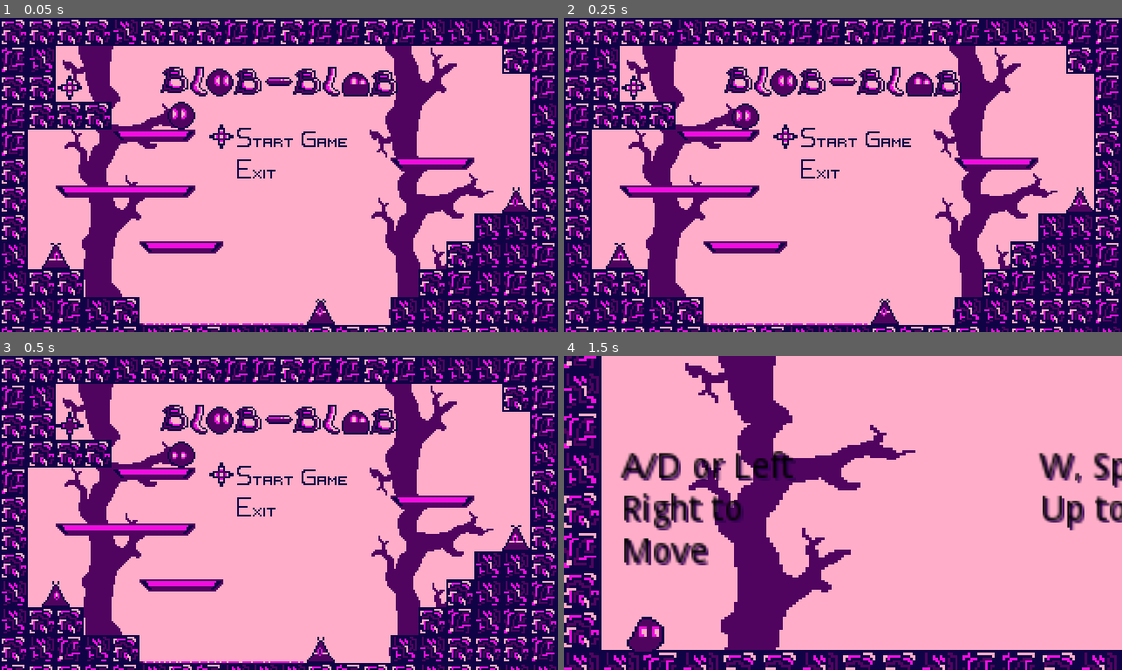
Above: before the commit, frames 1-4 (two rows, left to right).
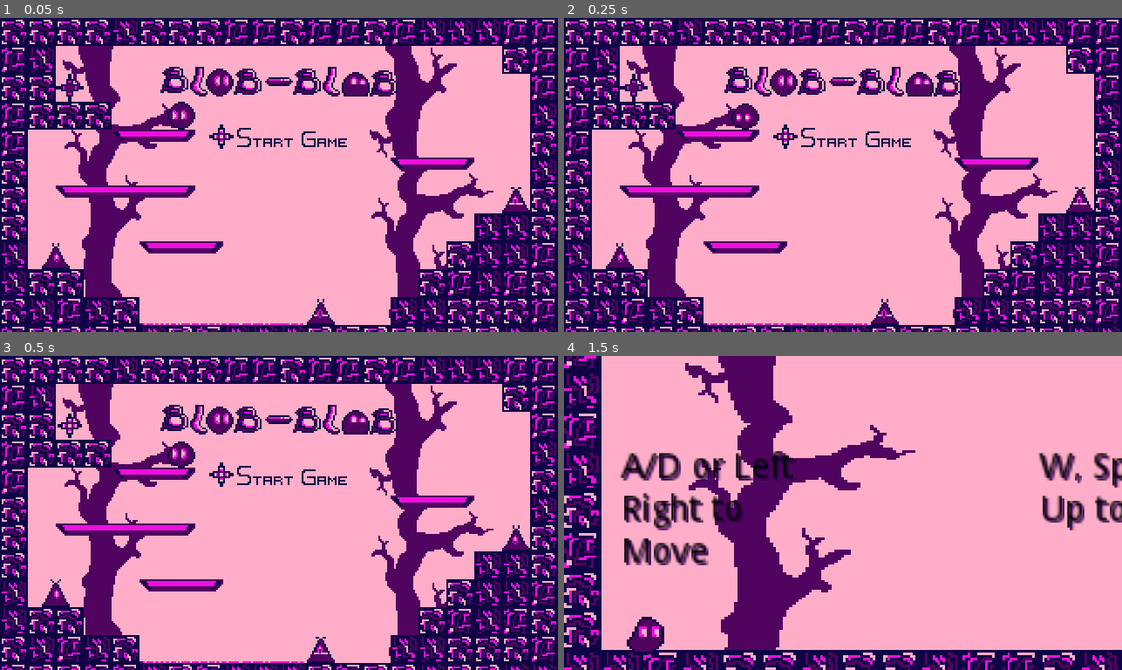
Above: after the commit, the same moments.

Repository: Josh-SCG/Blob-Blob
Game: Godot game, scene res://TitleScreen.tscn
The game is run twice, just before and just after one commit, with the same random seed, the same clock (stepped at 60 frames per second) and the same inputs.
Inputs (mouse positions are in pixels of both pictures, inside the frame that each line leads up to):
- Up to frame 1 (0.05 s): no input
- Up to frame 2 (0.25 s): no input
- Up to frame 3 (0.5 s): no input
- Up to frame 4 (1.5 s): click (843, 475) at 0.5 s; tap Enter (ui_accept) at 1.25 s; hold D (right) from 1.28 s (still down); hold Enter (ui_accept) from 1.28 s (still down)

The runs differ from the first frame. In frame 1, 0.4% of the frame differs, in the area x 8-95%, y 17-96%; in frame 2, 0.4%; in frame 3, 0.4%; in frame 4, nothing differs.

Commit message:
Removed Exit Game button for HTML Version

Diff:
--- a/GodotProjectFolder/Level3.tscn
+++ b/GodotProjectFolder/Level3.tscn
@@ -109,7 +109,7 @@
 
 [node name="ChangeStage" parent="." instance=ExtResource( 1 )]
 position = Vector2( 32, 32 )
-target_level = "res://TitleScreen.tscn"
+target_level = "res://End.tscn"
 
 [node name="Player" parent="." instance=ExtResource( 3 )]
 position = Vector2( 80, 40 )
--- a/GodotProjectFolder/TitleScreen.tscn
+++ b/GodotProjectFolder/TitleScreen.tscn
@@ -159,33 +159,33 @@
 [node name="AnimatedSprite" type="AnimatedSprite" parent="Sprites"]
 position = Vector2( 32, 136 )
 frames = SubResource( 8 )
-frame = 4
+frame = 5
 playing = true
 
 [node name="AnimatedSprite4" type="AnimatedSprite" parent="Sprites"]
 position = Vector2( 296, 104 )
 frames = SubResource( 8 )
-frame = 3
+frame = 4
 playing = true
 flip_h = true
 
 [node name="AnimatedSprite5" type="AnimatedSprite" parent="Sprites"]
 position = Vector2( 184, 168 )
 frames = SubResource( 8 )
-frame = 2
+frame = 3
 playing = true
 flip_h = true
 
 [node name="AnimatedSprite2" type="AnimatedSprite" parent="Sprites"]
 position = Vector2( 104, 56 )
 frames = SubResource( 15 )
+frame = 2
 playing = true
 flip_h = true
 
 [node name="AnimatedSprite3" type="AnimatedSprite" parent="Sprites"]
 position = Vector2( 40, 40 )
 frames = SubResource( 18 )
-frame = 1
 playing = true
 
 [node name="MarginContainer" type="MarginContainer" parent="."]
@@ -218,7 +218,7 @@
 margin_left = 28.0
 margin_top = 33.0
 margin_right = 107.0
-margin_bottom = 65.0
+margin_bottom = 47.0
 size_flags_horizontal = 4
 size_flags_vertical = 4
 
@@ -229,6 +229,7 @@
 texture_focused = ExtResource( 7 )
 
 [node name="Exit" type="TextureButton" parent="MarginContainer/VBoxContainer/VBoxContainer"]
+visible = false
 margin_top = 18.0
 margin_right = 79.0
 margin_bottom = 32.0
